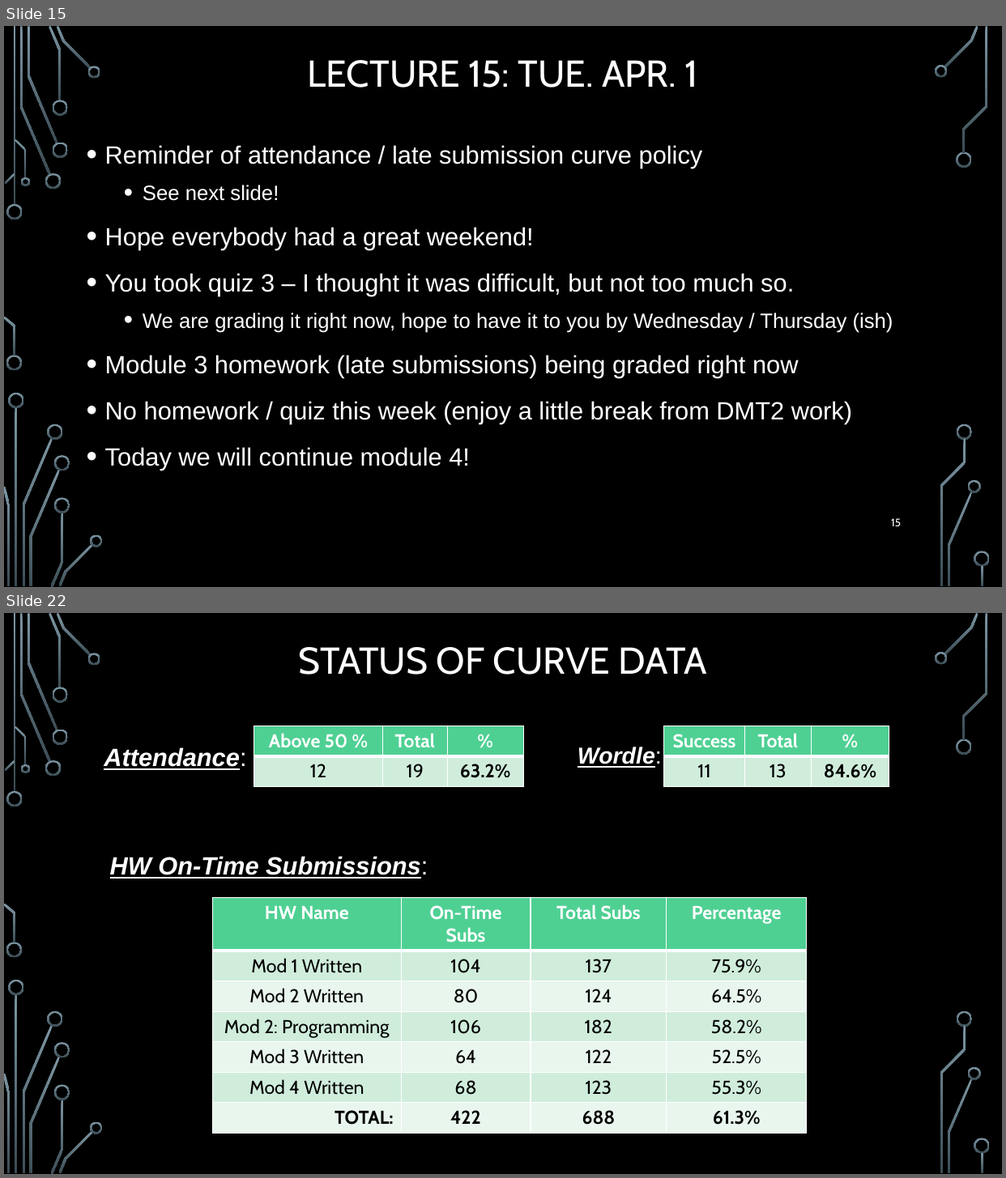
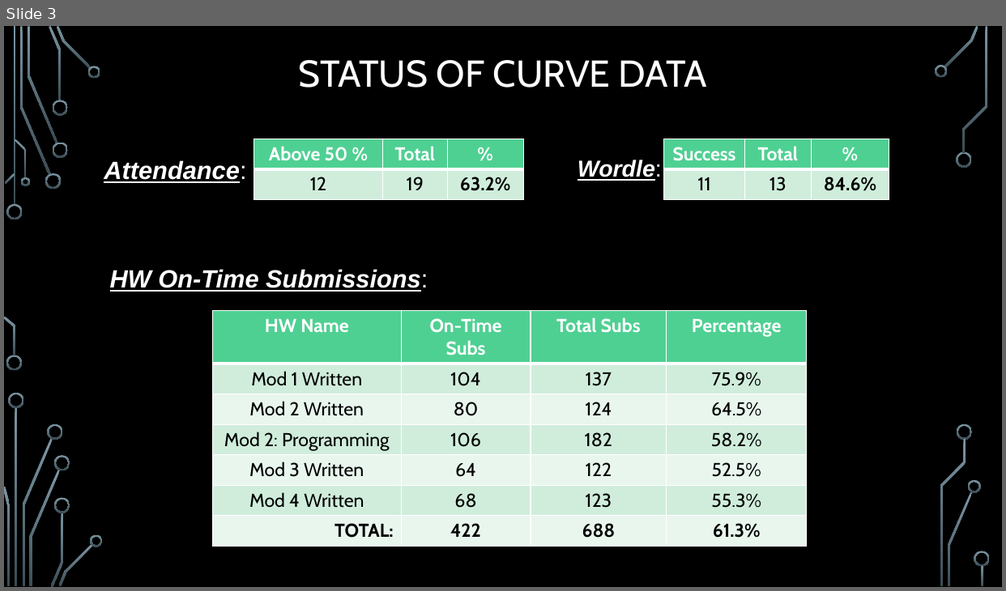
Before and after one commit to markfloryan/dmt2, a slide deck: slides/00-DailyAnnouncements.pptx. Shown one above the other, each under a label of ours: slides 15 and 22 before the commit, slide 3 after it; the slides between them are not shown. The pictures are 1006x1178 and 1006x591 pixels, drawn with LibreOffice and Linux fonts; fonts in the diff are those of the drawing; background and template pictures are left out. Boxes give left, top, right and bottom in pixels: in the first picture for what was removed or moved away, otherwise in the second. Text is boxed around its words. In the diff, an @@ line names an element or a change of style, - is before the commit and + after.

```diff
--- a/slides/00-DailyAnnouncements.pptx
+++ b/slides/00-DailyAnnouncements.pptx
@@ slide 15 removed at <box>4,26,1002,587</box>, background picture (left out); not listed: 36 template elements that a slide beside it also shows @@
@@ title removed at <box>308,60,698,88</box> @@
-LECTURE 15: TUE. APR. 1
@@ text removed at <box>105,145,893,471</box> @@
-• Reminder of attendance / late submission curve policy
-  • See next slide!
-• Hope everybody had a great weekend!
-• You took quiz 3 – I thought it was difficult, but not too much so.
-  • We are grading it right now, hope to have it to you by Wednesday / Thursday (ish)
-• Module 3 homework (late submissions) being graded right now
-• No homework / quiz this week (enjoy a little break from DMT2 work)
-• Today we will continue module 4!
@@ page number removed at <box>891,518,901,527</box> @@
-15
@@ what was slide 22 is now slide 3 @@
```
Also in this commit, not shown: 1 slide changed, 18 other slides removed, 4 other files.
